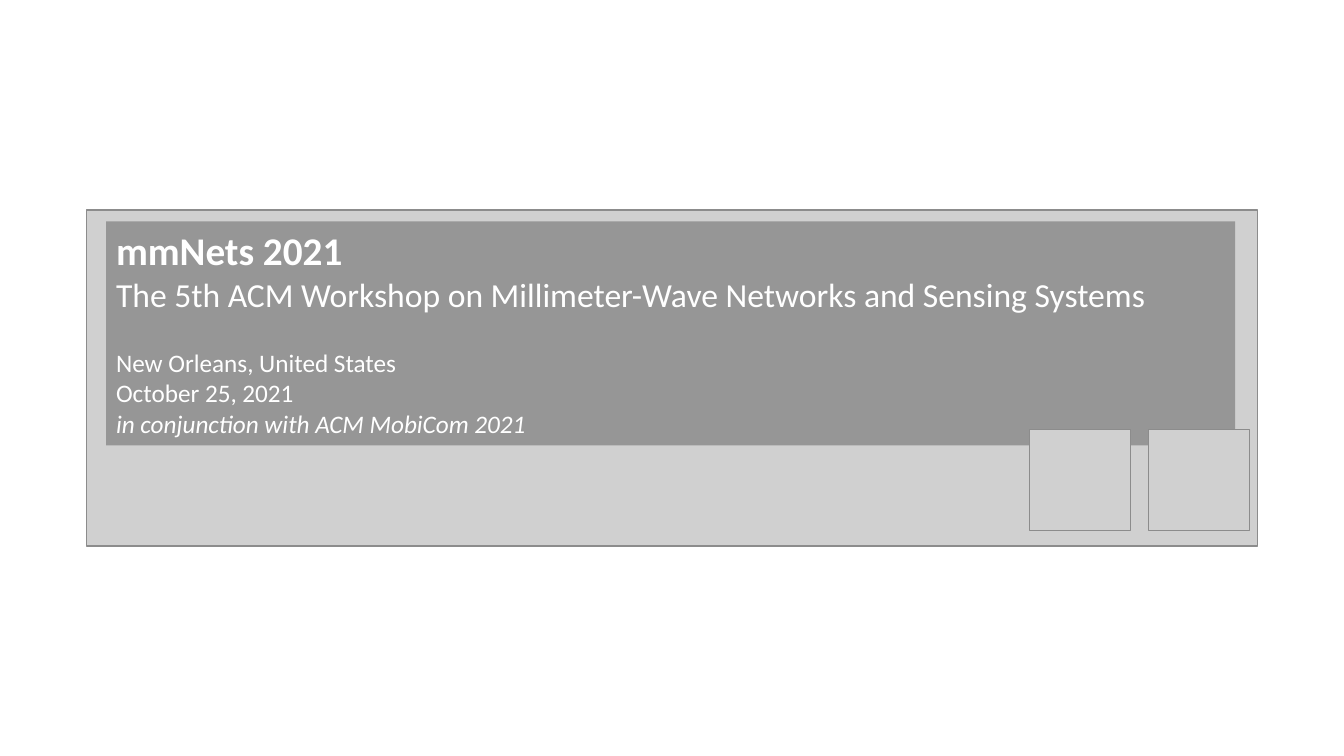
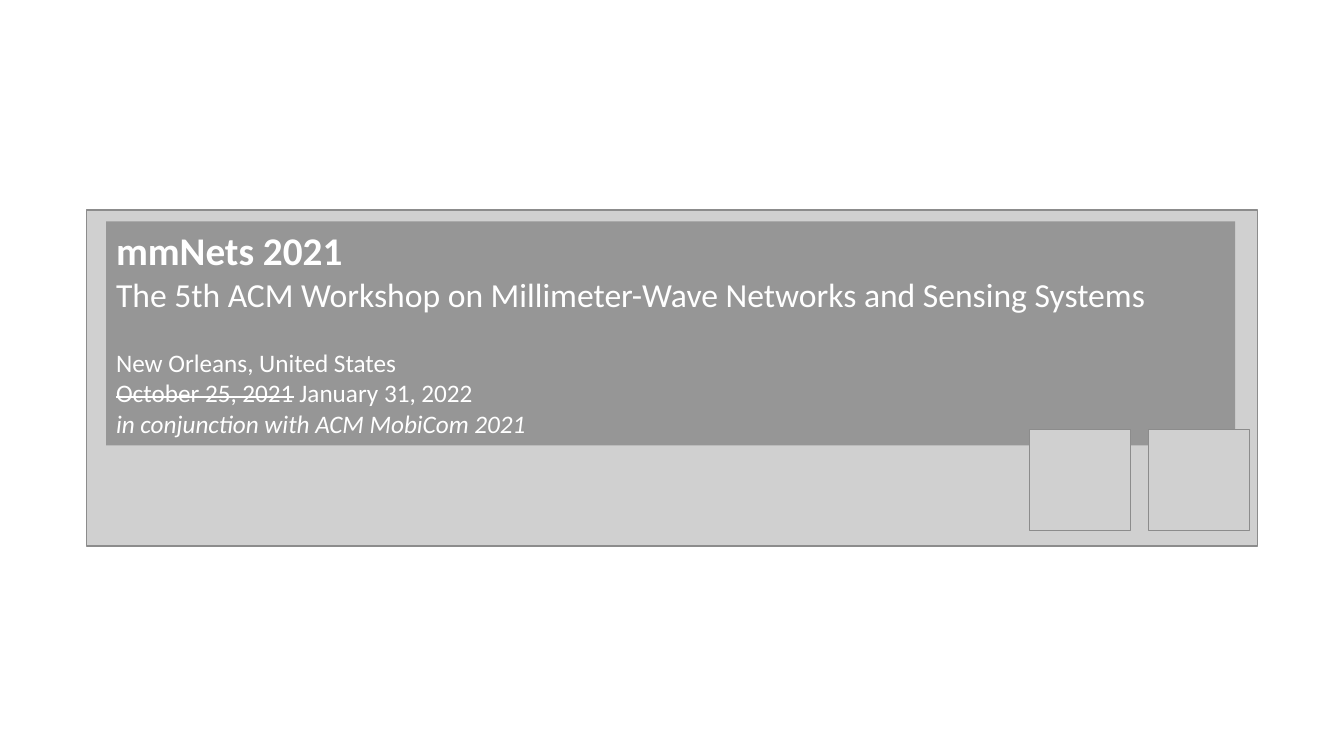
Before and after one commit to UBnano-Terasim/mmNets2021, a slide deck: slide 1 of images/banner.pptx. Drawn at 1344x756 pixels with LibreOffice and Linux fonts; fonts in the diff are those of the drawing; grey boxes stand for pictures. Boxes give left, top, right and bottom in pixels: in the first picture for what was removed or moved away, otherwise in the second. Text is boxed around its words. In the diff, an @@ line names an element or a change of style, - is before the commit and + after.

```diff
--- a/images/banner.pptx
+++ b/images/banner.pptx
@@ text in rectangle at bbox=[116, 384, 472, 406]: text changed @@
-October 25, 2021
+October 25, 2021 January 31, 2022
```
Also in this commit, not shown: 3 other files.
